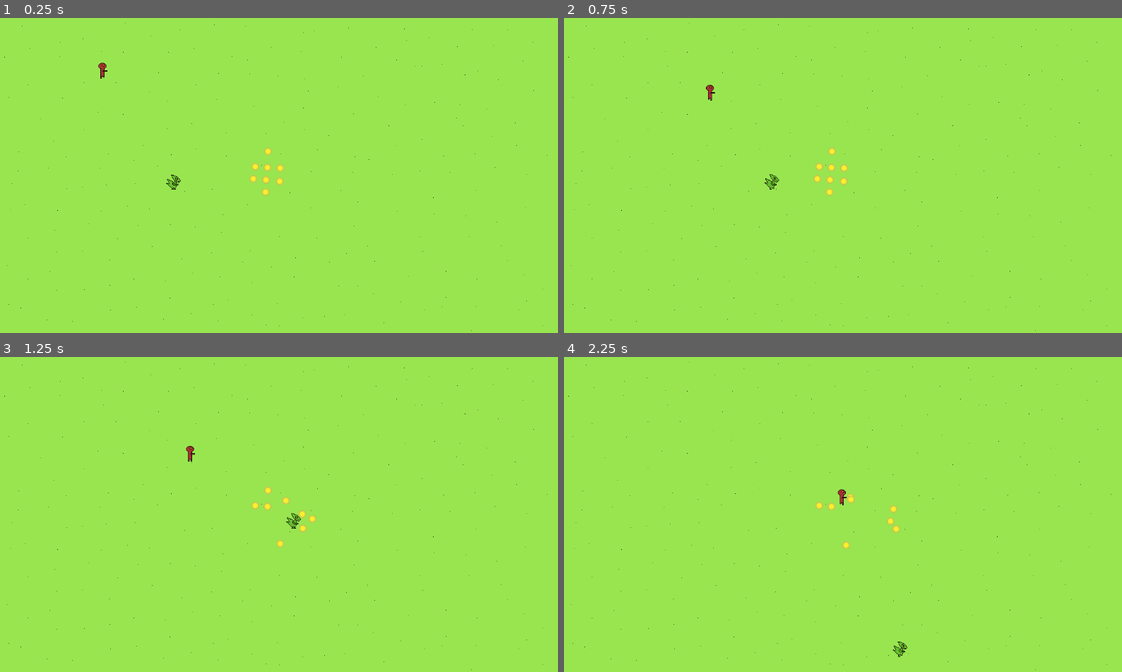
Above: before the commit, frames 1-4 (two rows, left to right).
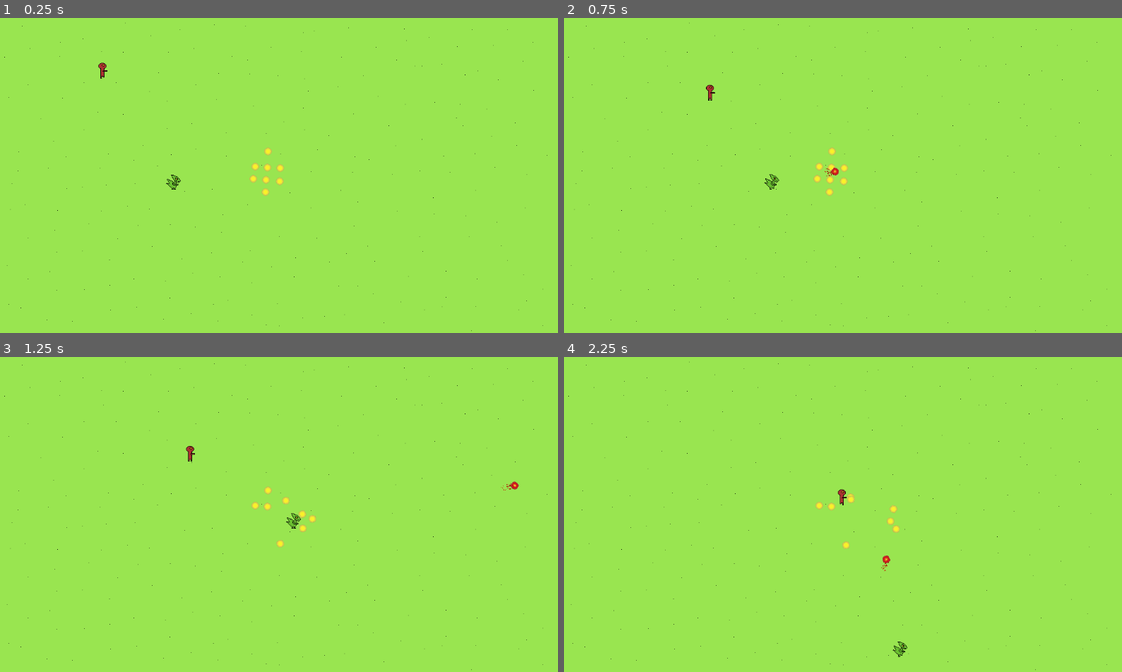
Above: after the commit, the same moments.

Repository: pres2300/ludum_dare_58
Game: Godot game, scene res://level/level.tscn
Two runs of this game, one before a commit and one after it. Both use one fixed random seed, a clock stepped at 60 frames per second and the inputs below. Sound files missing from this copy of the repository are replaced by a short silence.
Inputs (mouse positions are in pixels of both pictures, inside the frame that each line leads up to):
- Up to frame 1 (0.25 s): no input
- Up to frame 2 (0.75 s): tap Enter at 0.5 s; move the mouse to (965, 159) at 0.52 s; press the mouse at (965, 159) at 0.53 s; hold Right (ui_right) from 0.53 s (still down)
- Up to frame 3 (1.25 s): keep holding Right (ui_right)
- Up to frame 4 (2.25 s): move the mouse to (725, 530) at 1.27 s; release Right (ui_right) at 1.28 s; release the mouse at (725, 530) at 1.28 s; hold Down (ui_down) 1.28-2.03 s; click (725, 530) at 1.35 s; move the mouse to (898, 445) at 2.02 s; press the mouse at (898, 445) at 2.03 s; hold Right (ui_right) from 2.03 s (still down)

Frame 1 is identical in both runs. In frame 2, less than 0.1% of the frame differs, in the area x 25-50%, y 25-51%; in frame 3, less than 0.1%, in the area x 89-94%, y 39-43%; in frame 4, less than 0.1%.

Commit message:
Adding projectile, level music and loop

Diff:
--- a/baddies/baddie.gd
+++ b/baddies/baddie.gd
@@ -7,6 +7,7 @@
 
 @onready var gem = $Gem
 @onready var sprite = $AnimatedSprite2D
+@onready var gem_stolen_sound = $GemStolenSound
 
 var target_gem = null
 var has_gem : bool = false
@@ -68,6 +69,7 @@
 func _on_visible_on_screen_notifier_2d_screen_exited() -> void:
 	if has_gem:
 		gem_stolen.emit()
+		gem_stolen_sound.play()
 		gem.hide()
 		has_gem = false
 		target_gem = find_nearest_gem()
--- a/baddies/baddie.tscn
+++ b/baddies/baddie.tscn
@@ -1,8 +1,9 @@
-[gd_scene load_steps=10 format=3 uid="uid://bbxt5rwjukclg"]
+[gd_scene load_steps=11 format=3 uid="uid://bbxt5rwjukclg"]
 
 [ext_resource type="Script" uid="uid://cfwqt0t7s1ps5" path="res://baddies/baddie.gd" id="1_6ewrt"]
 [ext_resource type="Texture2D" uid="uid://b3oi4lbdpblks" path="res://assets/baddies/baddie_walking.png" id="2_nmcg7"]
 [ext_resource type="Texture2D" uid="uid://balu32f58tfkh" path="res://assets/items/gem.png" id="3_nmcg7"]
+[ext_resource type="AudioStream" uid="uid://kubgcx1l3a0x" path="res://assets/audio/gem_stolen.wav" id="4_mucu5"]
 
 [sub_resource type="AtlasTexture" id="AtlasTexture_mucu5"]
 atlas = ExtResource("2_nmcg7")
@@ -54,7 +55,7 @@
 rotation = -0.0009010432
 sprite_frames = SubResource("SpriteFrames_wpd32")
 autoplay = "default"
-frame_progress = 0.11347662
+frame_progress = 0.65770155
 
 [node name="CollisionShape2D" type="CollisionShape2D" parent="."]
 position = Vector2(-7, 0)
@@ -67,4 +68,8 @@
 
 [node name="VisibleOnScreenNotifier2D" type="VisibleOnScreenNotifier2D" parent="."]
 
+[node name="GemStolenSound" type="AudioStreamPlayer2D" parent="."]
+stream = ExtResource("4_mucu5")
+volume_db = -5.0
+
 [connection signal="screen_exited" from="VisibleOnScreenNotifier2D" to="." method="_on_visible_on_screen_notifier_2d_screen_exited"]
--- a/items/gem.tscn
+++ b/items/gem.tscn
@@ -11,7 +11,7 @@
 
 [node name="Gem" type="RigidBody2D" groups=["gem"]]
 collision_layer = 2
-collision_mask = 11
+collision_mask = 27
 physics_material_override = SubResource("PhysicsMaterial_7gg8i")
 freeze_mode = 1
 contact_monitor = true
--- a/level/level.tscn
+++ b/level/level.tscn
@@ -1,10 +1,13 @@
-[gd_scene load_steps=10 format=3 uid="uid://oqy6kc74nsj3"]
+[gd_scene load_steps=13 format=3 uid="uid://oqy6kc74nsj3"]
 
 [ext_resource type="Texture2D" uid="uid://boackia7wdlok" path="res://assets/background.png" id="1_7lnir"]
 [ext_resource type="Script" uid="uid://cfhe4exqt8w0w" path="res://level/level.gd" id="1_ktfr2"]
 [ext_resource type="PackedScene" uid="uid://briabims4m8cq" path="res://player/player.tscn" id="2_5gx2l"]
 [ext_resource type="PackedScene" uid="uid://qohmltlq8dj2" path="res://items/gem.tscn" id="3_qohg2"]
 [ext_resource type="PackedScene" uid="uid://bbxt5rwjukclg" path="res://baddies/baddie.tscn" id="4_vkbyq"]
+[ext_resource type="Script" uid="uid://bj2t8snblf6ju" path="res://level/music_handler.gd" id="6_44x8d"]
+[ext_resource type="AudioStream" uid="uid://bncop5y3c50w4" path="res://assets/audio/main_music/main_intro.wav" id="7_0v1st"]
+[ext_resource type="AudioStream" uid="uid://bkthmr7eg4tnv" path="res://assets/audio/main_music/main_loop.wav" id="8_6gtgk"]
 
 [sub_resource type="WorldBoundaryShape2D" id="WorldBoundaryShape2D_qohg2"]
 
@@ -83,3 +86,12 @@
 
 [node name="Baddie" parent="." instance=ExtResource("4_vkbyq")]
 position = Vector2(185, 90)
+
+[node name="MusicHandler" type="Node2D" parent="."]
+script = ExtResource("6_44x8d")
+intro = ExtResource("7_0v1st")
+loop = ExtResource("8_6gtgk")
+
+[node name="AudioStreamPlayer" type="AudioStreamPlayer" parent="MusicHandler"]
+process_mode = 3
+volume_db = -10.0
--- /dev/null
+++ b/level/music_handler.gd
@@ -0,0 +1,20 @@
+extends Node2D
+
+@export var intro : AudioStream
+@export var loop : AudioStream
+
+@onready var audio_player : AudioStreamPlayer = $AudioStreamPlayer
+
+func _ready():
+	var intro_length = intro.get_length()
+
+	audio_player.stream = intro
+	audio_player.play()
+
+	while audio_player.playing:
+		if audio_player.get_playback_position() >= intro_length:
+			break
+		await get_tree().process_frame
+
+	audio_player.stream = loop
+	audio_player.play()
--- a/player/player.gd
+++ b/player/player.gd
@@ -1,13 +1,33 @@
 extends CharacterBody2D
 
-#TODO: shoot projectiles
-
+@export var projectile_scene : PackedScene
 @export var move_speed : int = 350
+@export var shooting_cooldown : float = 1.0
 
 @onready var sprite = $AnimatedSprite2D
+@onready var shooting_cooldown_timer = $ShootingCooldownTimer
+
+var is_shooting_cooldown : bool = false
 
 func get_input():
 	return Input.get_vector("ui_left", "ui_right", "ui_up", "ui_down")
+
+func attack():
+	if is_shooting_cooldown:
+		return
+
+	is_shooting_cooldown = true
+	var b = projectile_scene.instantiate()
+	get_tree().root.add_child(b)
+	var dir = global_position.direction_to(get_global_mouse_position())
+	$MouthLocation.rotation = dir.angle()
+	b.start($MouthLocation.global_transform)
+	#$AttackSound.play()
+	shooting_cooldown_timer.start(shooting_cooldown)
+
+func _process(_delta):
+	if Input.is_action_pressed("attack"):
+		attack()
 
 func _physics_process(_delta: float) -> void:
 	var input_direction = get_input()
@@ -24,3 +44,6 @@
 		sprite.play("idle")
 
 	move_and_slide()
+
+func _on_shooting_cooldown_timer_timeout() -> void:
+	is_shooting_cooldown = false
--- a/player/player.tscn
+++ b/player/player.tscn
@@ -1,7 +1,8 @@
-[gd_scene load_steps=14 format=3 uid="uid://briabims4m8cq"]
+[gd_scene load_steps=15 format=3 uid="uid://briabims4m8cq"]
 
 [ext_resource type="Texture2D" uid="uid://c01qq7k2mgowd" path="res://assets/player/player_idle.png" id="1_oul6g"]
 [ext_resource type="Script" uid="uid://du4xwx3ivcw3q" path="res://player/player.gd" id="1_rkbax"]
+[ext_resource type="PackedScene" uid="uid://dkc34tymmmvfj" path="res://player/projectile.tscn" id="2_yw30f"]
 [ext_resource type="Texture2D" uid="uid://b2qhrn0vytrhd" path="res://assets/player/player_walking.png" id="3_g1dw6"]
 
 [sub_resource type="AtlasTexture" id="AtlasTexture_rkbax"]
@@ -80,13 +81,21 @@
 collision_mask = 13
 motion_mode = 1
 script = ExtResource("1_rkbax")
+projectile_scene = ExtResource("2_yw30f")
 
 [node name="AnimatedSprite2D" type="AnimatedSprite2D" parent="."]
 sprite_frames = SubResource("SpriteFrames_g6k8r")
 animation = &"walking"
 autoplay = "idle"
-frame_progress = 0.2642827
+frame_progress = 0.86401683
 
 [node name="CollisionShape2D" type="CollisionShape2D" parent="."]
 position = Vector2(2, 1.5)
 shape = SubResource("RectangleShape2D_oul6g")
+
+[node name="MouthLocation" type="Marker2D" parent="."]
+position = Vector2(12, -2)
+
+[node name="ShootingCooldownTimer" type="Timer" parent="."]
+
+[connection signal="timeout" from="ShootingCooldownTimer" to="." method="_on_shooting_cooldown_timer_timeout"]
--- /dev/null
+++ b/player/projectile.gd
@@ -0,0 +1,23 @@
+extends Area2D
+
+@export var speed = 1000
+
+var velocity = Vector2.ZERO
+
+func start(_transform):
+	# Only get the origin and rotation of the _transform to avoid scale issues
+	position = _transform.get_origin()
+	rotation = _transform.get_rotation()
+	velocity = (transform.x/transform.get_scale().x)*speed
+
+func _ready():
+	process_mode = Node.PROCESS_MODE_PAUSABLE
+
+func _process(delta):
+	position += velocity*delta
+
+func _on_visible_on_screen_notifier_2d_screen_exited():
+	queue_free()
+
+func _on_body_entered(_body):
+	queue_free()
--- /dev/null
+++ b/player/projectile.tscn
@@ -0,0 +1,43 @@
+[gd_scene load_steps=6 format=3 uid="uid://dkc34tymmmvfj"]
+
+[ext_resource type="Texture2D" uid="uid://7j5ngi208cu" path="res://assets/projectile/projectile.png" id="1_d1ygb"]
+[ext_resource type="Script" uid="uid://dfkh3qc5dfjgo" path="res://player/projectile.gd" id="1_islhu"]
+
+[sub_resource type="CircleShape2D" id="CircleShape2D_d1ygb"]
+radius = 8.0
+
+[sub_resource type="Curve" id="Curve_d1ygb"]
+_data = [Vector2(0, 1), 0.0, 0.0, 0, 0, Vector2(0.6453489, 1), 0.0, 0.0, 0, 0, Vector2(1, 0), 0.0, 0.0, 0, 0]
+point_count = 3
+
+[sub_resource type="Gradient" id="Gradient_islhu"]
+colors = PackedColorArray(0.5873669, 0, 0, 1, 0.8367491, 0.8152507, 0.16007765, 1)
+
+[node name="Projectile" type="Area2D"]
+collision_layer = 16
+collision_mask = 8
+script = ExtResource("1_islhu")
+
+[node name="Sprite2D" type="Sprite2D" parent="."]
+texture = ExtResource("1_d1ygb")
+
+[node name="CollisionShape2D" type="CollisionShape2D" parent="."]
+shape = SubResource("CircleShape2D_d1ygb")
+
+[node name="VisibleOnScreenNotifier2D" type="VisibleOnScreenNotifier2D" parent="."]
+
+[node name="CPUParticles2D" type="CPUParticles2D" parent="."]
+position = Vector2(-7.88, 0)
+rotation = 1.5707964
+amount = 30
+lifetime = 0.2
+local_coords = true
+emission_shape = 1
+emission_sphere_radius = 8.0
+scale_amount_min = 1.05
+scale_amount_max = 1.85
+scale_amount_curve = SubResource("Curve_d1ygb")
+color = Color(1, 0.26999998, 0.26999998, 1)
+color_ramp = SubResource("Gradient_islhu")
+
+[connection signal="body_entered" from="." to="." method="_on_body_entered"]
--- a/project.godot
+++ b/project.godot
@@ -54,6 +54,11 @@
 , Object(InputEventKey,"resource_local_to_scene":false,"resource_name":"","device":-1,"window_id":0,"alt_pressed":false …(183 unchanged characters)…
 ]
 }
+attack={
+"deadzone": 0.2,
+"events": [Object(InputEventMouseButton,"resource_local_to_scene":false,"resource_name":"","device":-1,"window_id":0,"alt_pressed":false,"shift_pressed":false,"ctrl_pressed":false,"meta_pressed":false,"button_mask":1,"position":Vector2(190, 11),"global_position":Vector2(199, 59),"factor":1.0,"button_index":1,"canceled":false,"pressed":true,"double_click":false,"script":null)
+]
+}
 
 [layer_names]
 
@@ -61,6 +66,7 @@
 2d_physics/layer_2="gem"
 2d_physics/layer_3="level"
 2d_physics/layer_4="baddie"
+2d_physics/layer_5="projectile"
 
 [physics]
 
Not shown, added: assets/audio/intro_loop.wav.import
Not shown, changed: assets/audio/main_music/main_loop.wav.import
Binary file added: assets/projectile/projectile.png
Not shown, added: assets/projectile/projectile.png.import
Not shown, added: level/music_handler.gd.uid
Not shown, added: player/projectile.gd.uid
Not shown, added: assets/audio/intro_loop.wav
